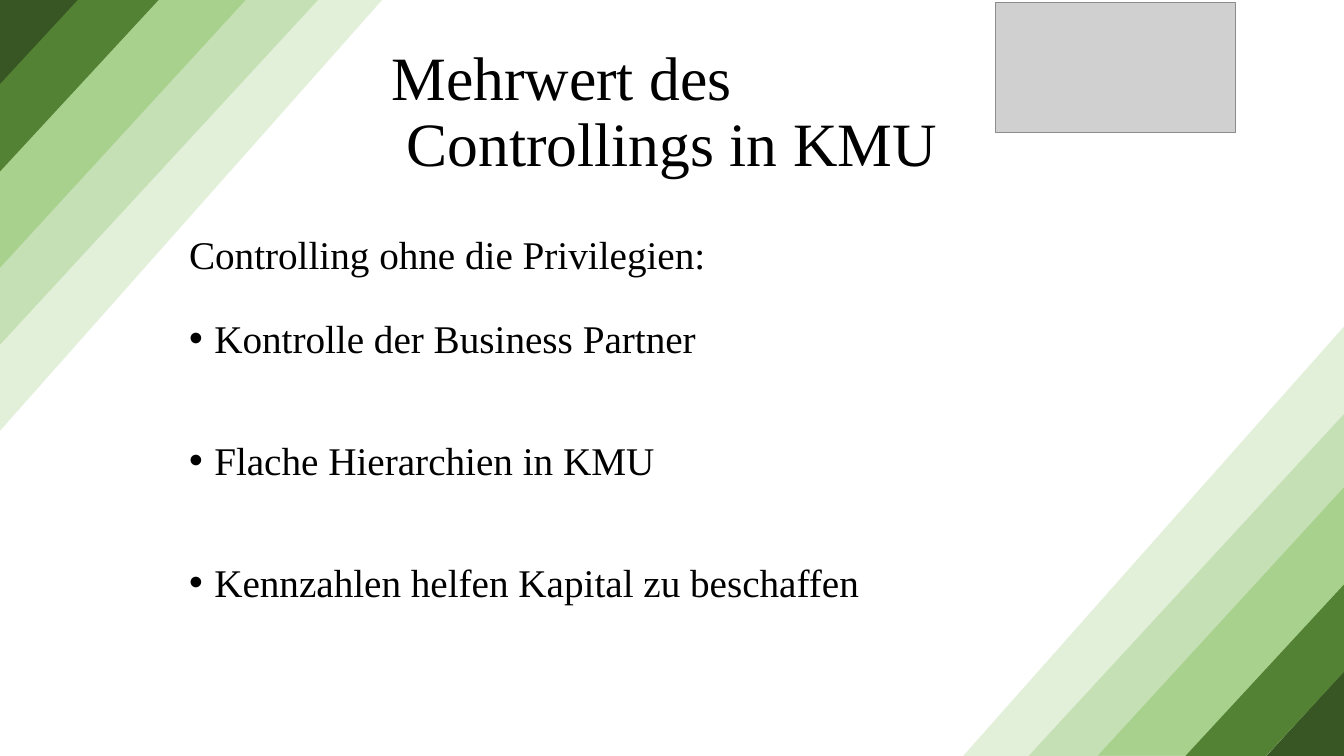
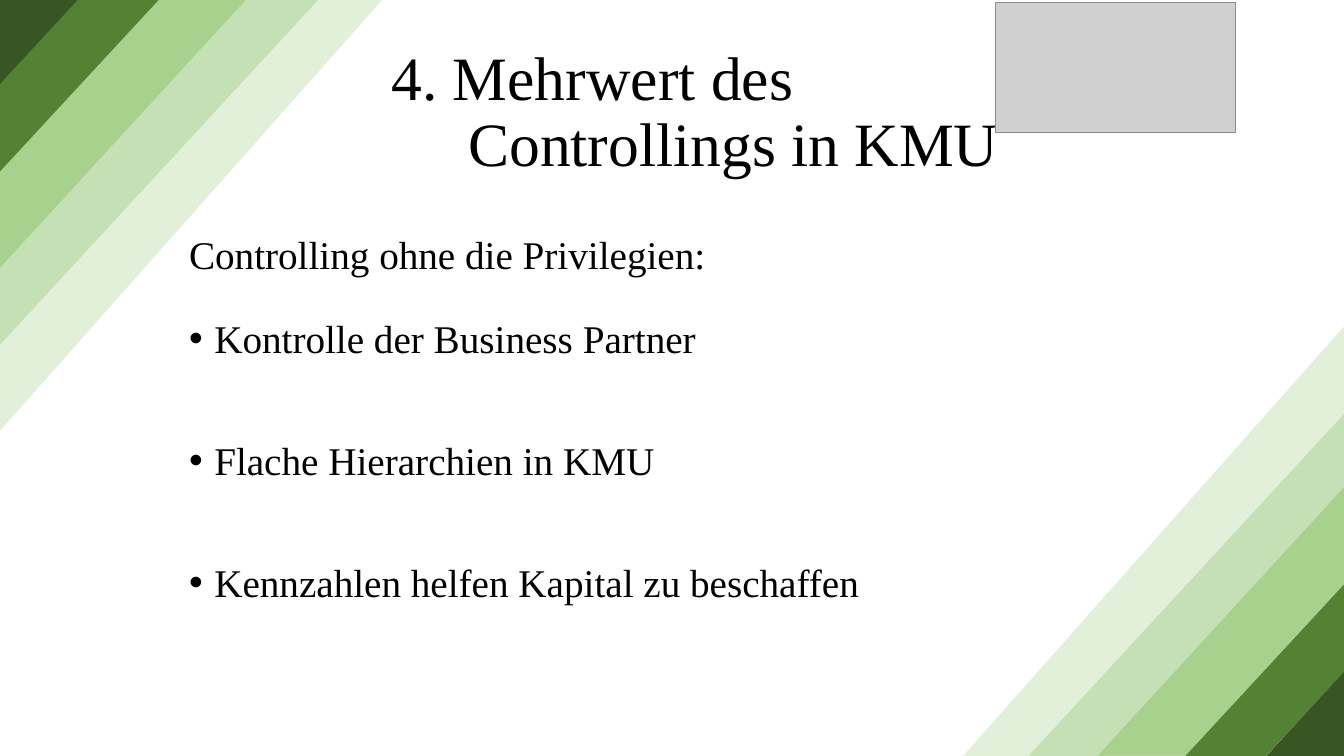
Before and after one commit to MaxGabler31/Seminar-Management-und-Controlling, a slide deck: slide 12 of Seminar Management und Controlling/Controlling in kleinen und mittleren Unternehmen.pptx. Drawn at 1344x756 pixels with LibreOffice and Linux fonts; fonts in the diff are those of the drawing; grey boxes stand for pictures. Boxes give left, top, right and bottom in pixels: in the first picture for what was removed or moved away, otherwise in the second. Text is boxed around its words. In the diff, an @@ line names an element or a change of style, - is before the commit and + after.

```diff
--- a/Seminar Management und Controlling/Controlling in kleinen und mittleren Unternehmen.pptx
+++ b/Seminar Management und Controlling/Controlling in kleinen und mittleren Unternehmen.pptx
@@ title at <box>391,57,999,178</box>: text changed @@
-Mehrwert des
-Controllings in KMU
+4. Mehrwert des
+Controllings in KMU
```
Also in this commit, not shown: 11 other slides changed.
